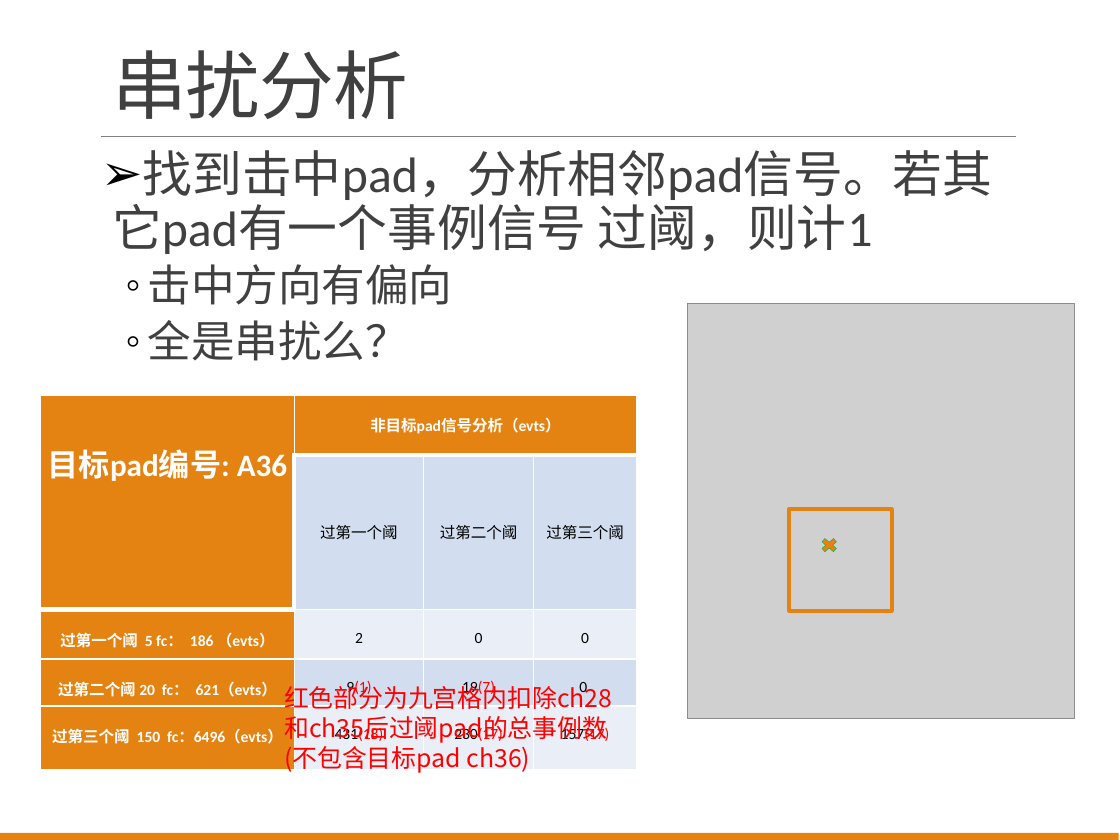
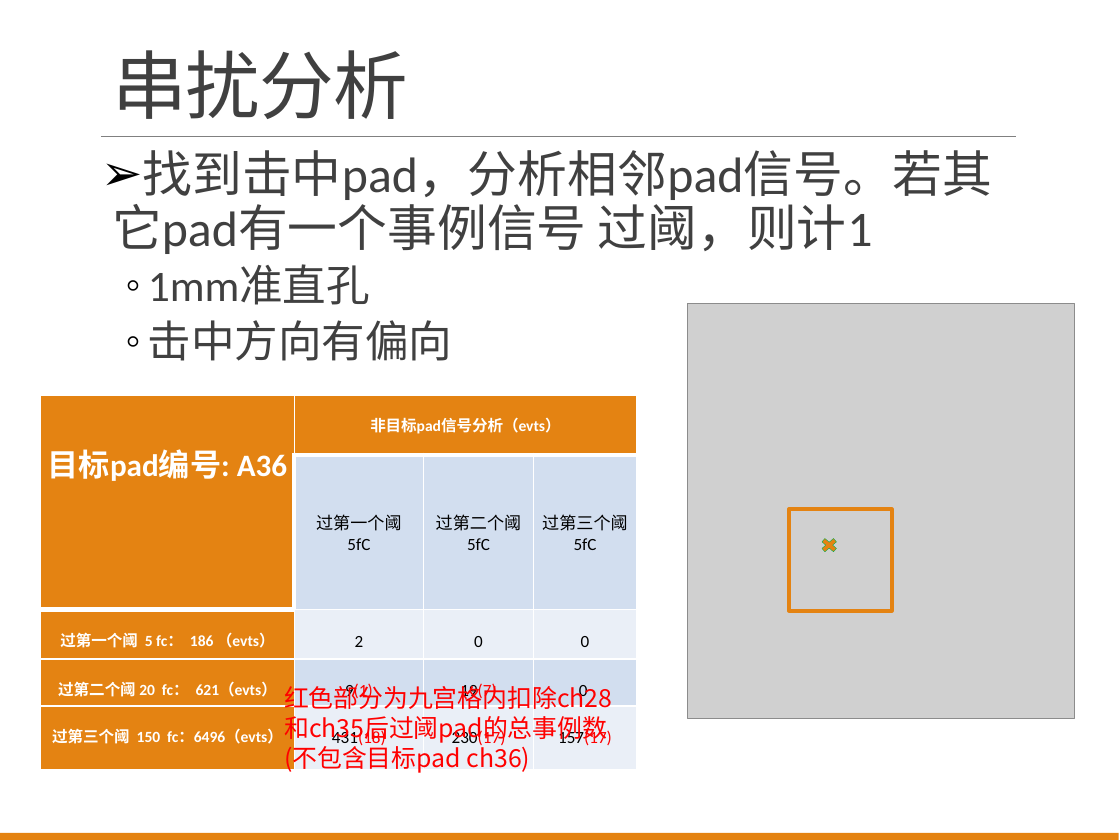
Before and after one commit to wyu0725/SDHCAL_DAQ, a slide deck: slide 2 of Slides/SDHCAL_Report_20170621.pptx. Drawn at 1120x840 pixels with LibreOffice and Linux fonts; fonts in the diff are those of the drawing; grey boxes stand for pictures. Boxes give left, top, right and bottom in pixels: in the first picture for what was removed or moved away, otherwise in the second. Text is boxed around its words. In the diff, an @@ line names an element or a change of style, - is before the commit and + after.

```diff
--- a/Slides/SDHCAL_Report_20170621.pptx
+++ b/Slides/SDHCAL_Report_20170621.pptx
@@ text at box(148, 265, 370, 305): paragraph added @@
+  ◦ 1mm准直孔
@@ text at box(148, 320, 409, 361): paragraph removed @@
-  ◦ 全是串扰么？
@@ table at box(40, 395, 636, 752) @@
-row 2:  | 过第一个阈 | 过第二个阈 | 过第三个阈
+row 2:  | 过第一个阈 / 5fC | 过第二个阈 / 5fC | 过第三个阈 / 5fC
@@ size 10 to 11 pt in "2", "0", "0", "9(1)" and 5 more places @@
```
Also in this commit, not shown: 8 other slides changed, 3 slides added, 1 slide removed.
